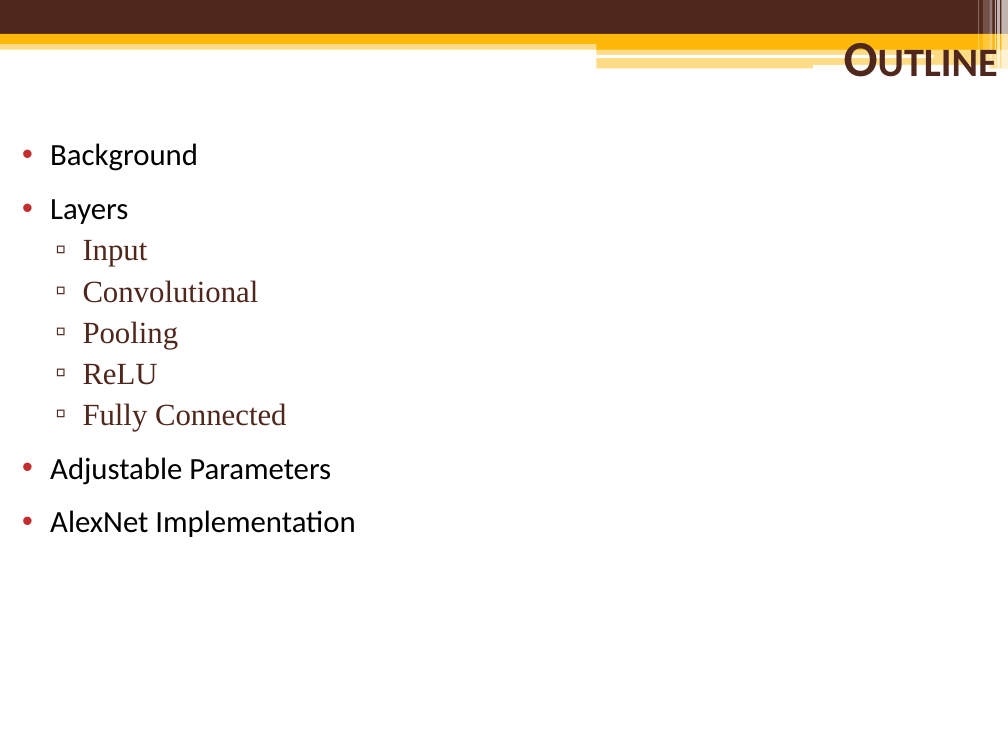
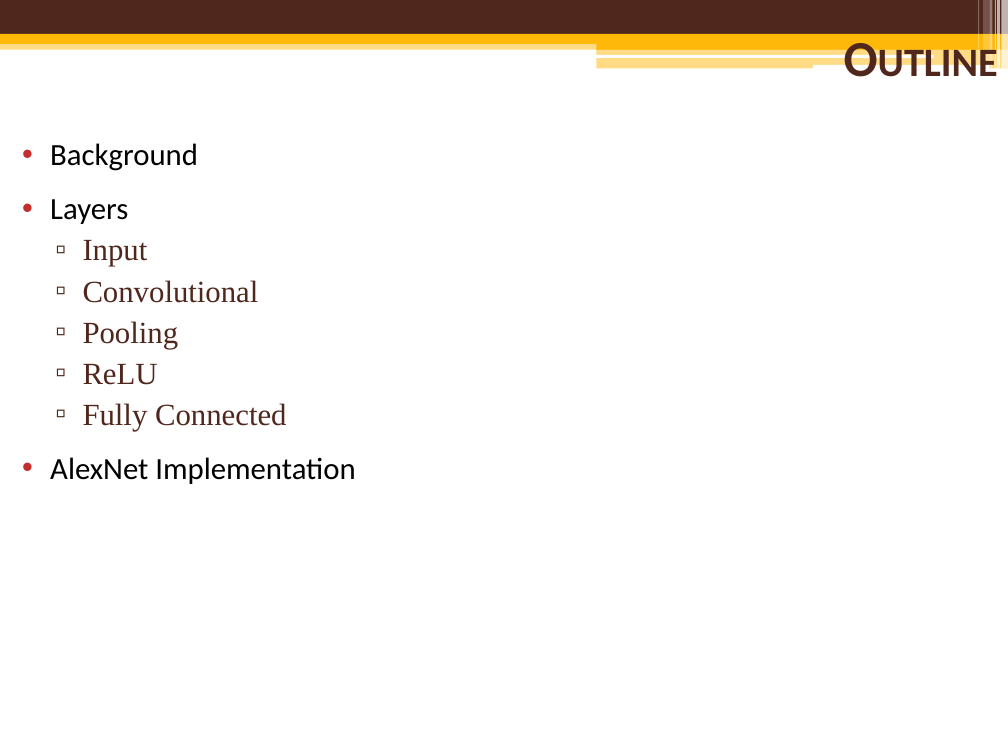
Before and after one commit to mcguires5/MachineLearning1, a slide deck: slide 2 of ConvolutionNeuralNetwork.pptx. Drawn at 1008x756 pixels with LibreOffice and Linux fonts; fonts in the diff are those of the drawing; background and template pictures are left out. Boxes give left, top, right and bottom in pixels: in the first picture for what was removed or moved away, otherwise in the second. Text is boxed around its words. In the diff, an @@ line names an element or a change of style, - is before the commit and + after.

```diff
--- a/ConvolutionNeuralNetwork.pptx
+++ b/ConvolutionNeuralNetwork.pptx
@@ text at <box>50,457,331,485</box>: paragraph removed @@
-• Adjustable Parameters
```
Also in this commit, not shown: 2 other slides changed, 11 other files.
